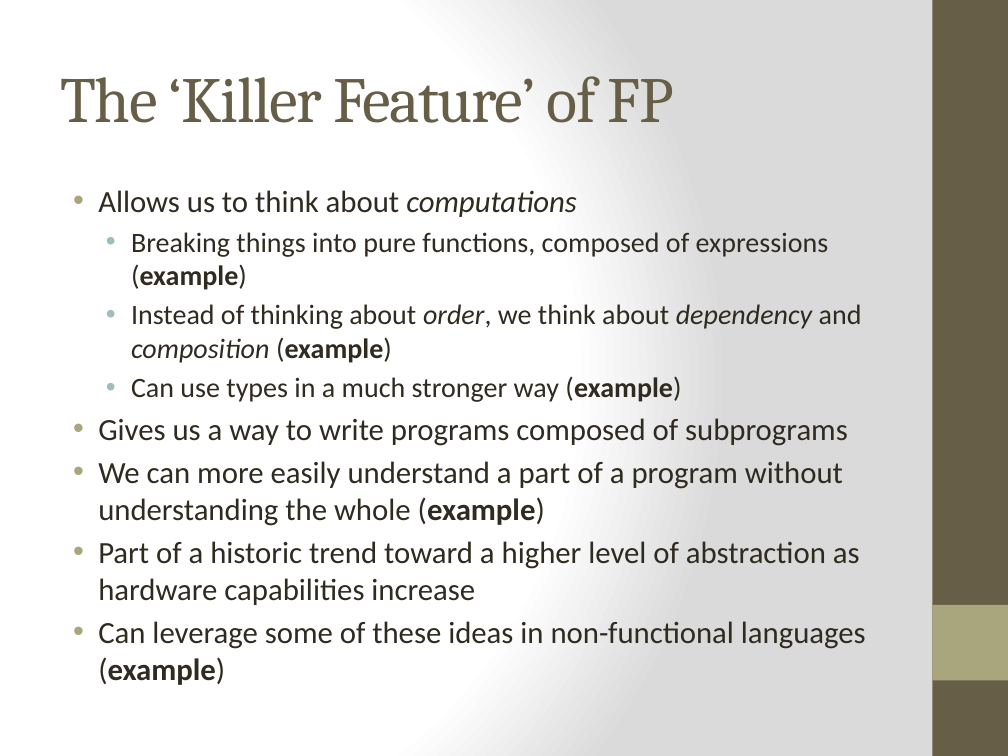
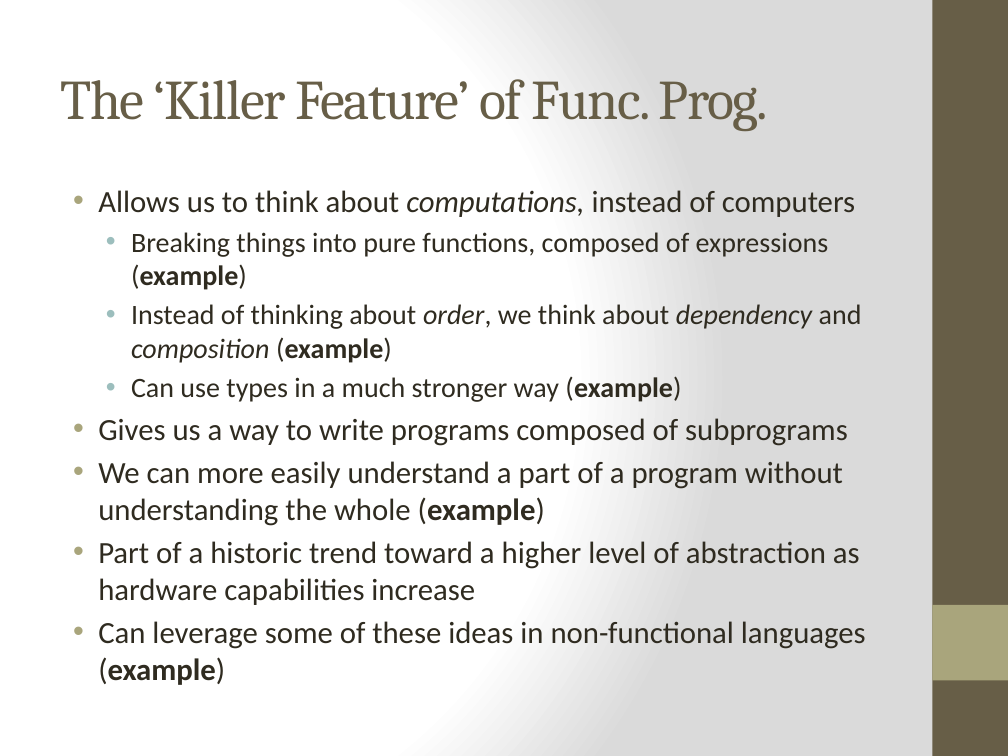
Before and after one commit to bjhartin/FoundationsOfFunctionalProgramming, a slide deck: slide 6 of FoundationsOfFunctionalProgramming.pptx (slide 5 before the commit). Drawn at 1008x756 pixels with LibreOffice and Linux fonts; fonts in the diff are those of the drawing. Boxes give left, top, right and bottom in pixels: in the first picture for what was removed or moved away, otherwise in the second. Text is boxed around its words. In the diff, an @@ line names an element or a change of style, - is before the commit and + after.

```diff
--- a/FoundationsOfFunctionalProgramming.pptx
+++ b/FoundationsOfFunctionalProgramming.pptx
@@ title at bbox=[60, 79, 769, 131]: text changed; size 46 to 40 pt @@
-The ‘Killer Feature’ of FP
+The ‘Killer Feature’ of Func. Prog.
@@ text at bbox=[98, 190, 855, 217]: text changed @@
-• Allows us to think about computations
+• Allows us to think about computations, instead of computers
```
Also in this commit, not shown: 8 other slides changed, 8 slides added, 2 slides removed, 5 other files.
